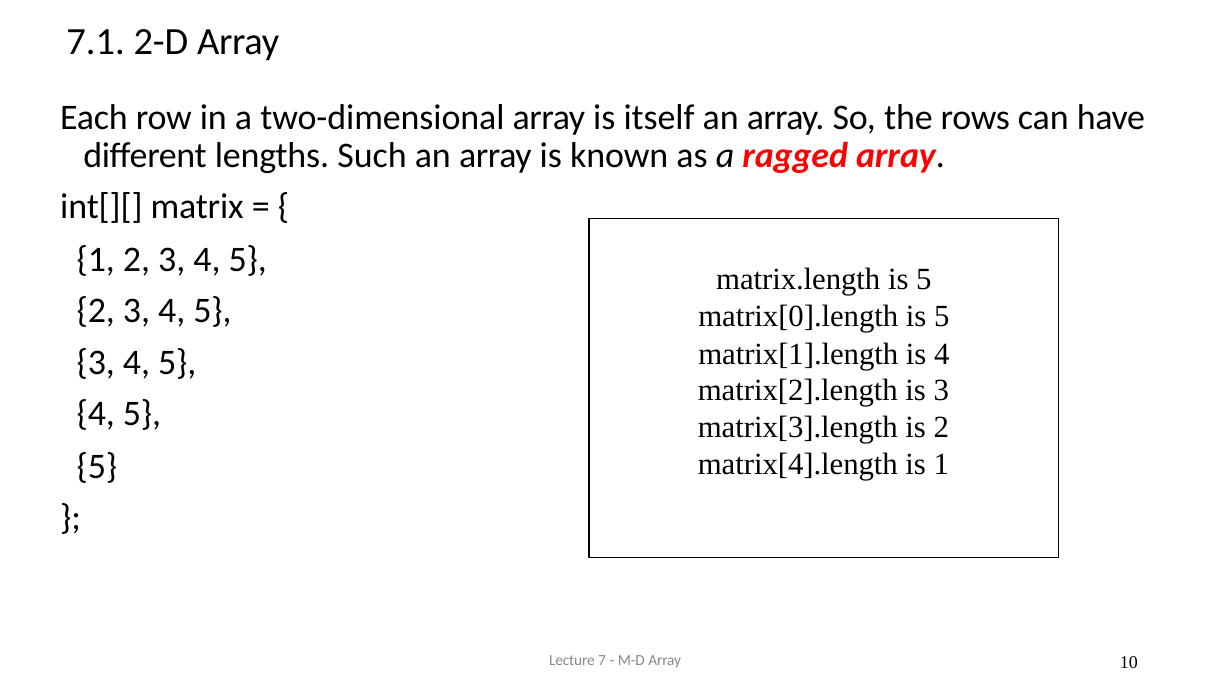
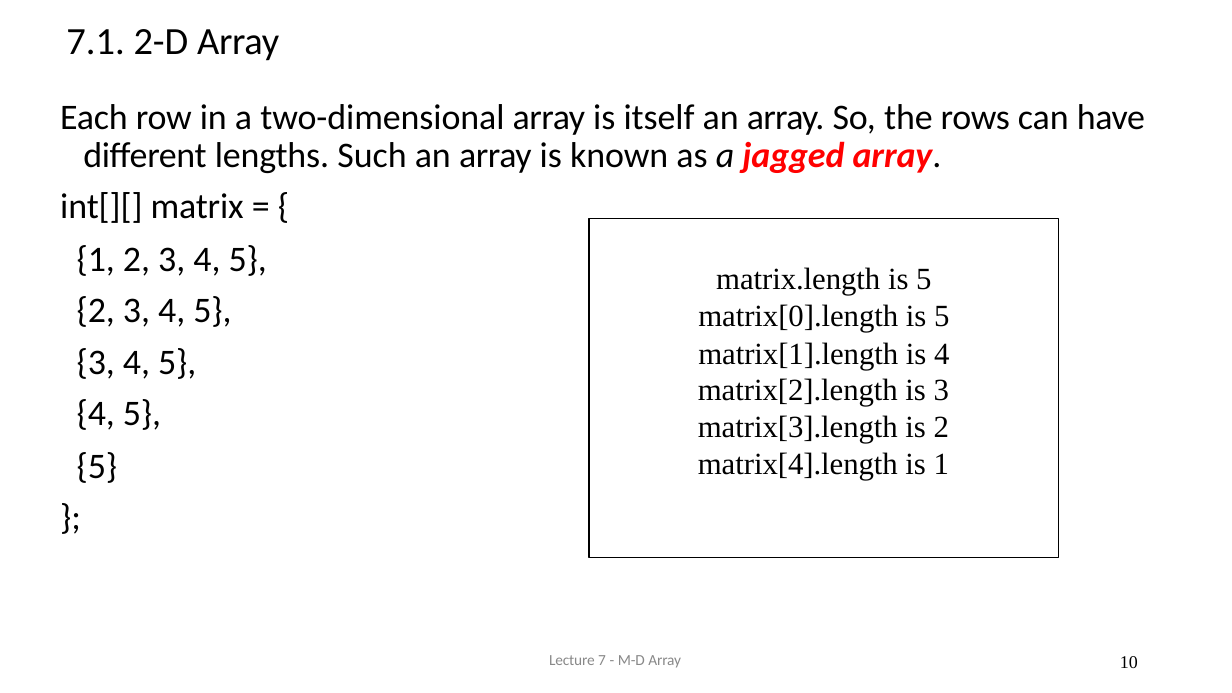
Before and after one commit to AughdonBreslin/CS501IntroToJava, a slide deck: slide 10 of Lectures/7_MDArray.pptx. Drawn at 1232x693 pixels with LibreOffice and Linux fonts; fonts in the diff are those of the drawing. Boxes give left, top, right and bottom in pixels: in the first picture for what was removed or moved away, otherwise in the second. Text is boxed around its words. In the diff, an @@ line names an element or a change of style, - is before the commit and + after.

```diff
--- a/Lectures/7_MDArray.pptx
+++ b/Lectures/7_MDArray.pptx
@@ text at [60, 104, 1145, 173]: text changed @@
-Each row in a two-dimensional array is itself an array. So, the rows can have different lengths. Such an array is known as a ragged array.
+Each row in a two-dimensional array is itself an array. So, the rows can have different lengths. Such an array is known as a jagged array.
```
Also in this commit, not shown: 1 other slide changed, 23 other files.
